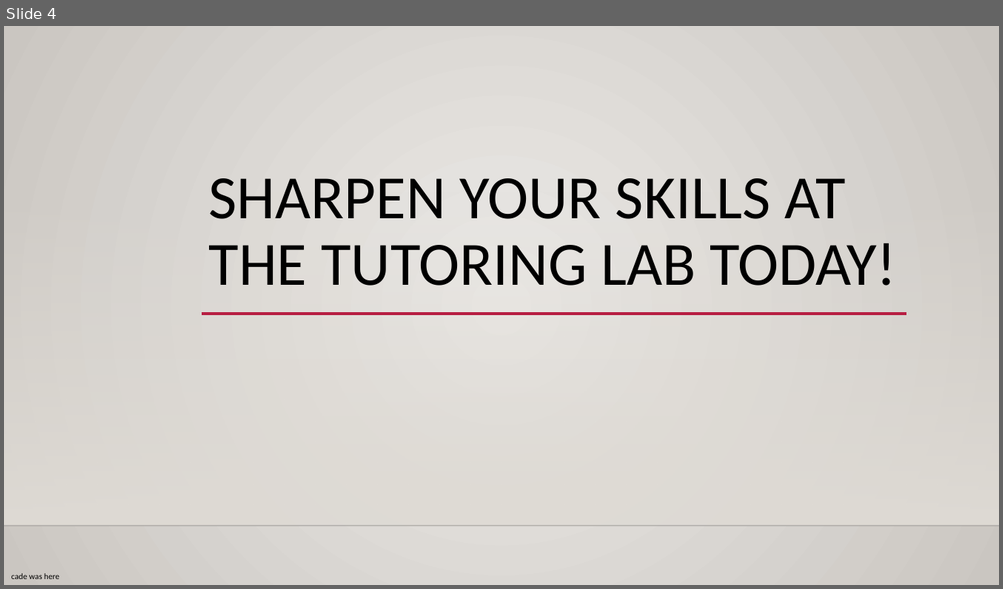
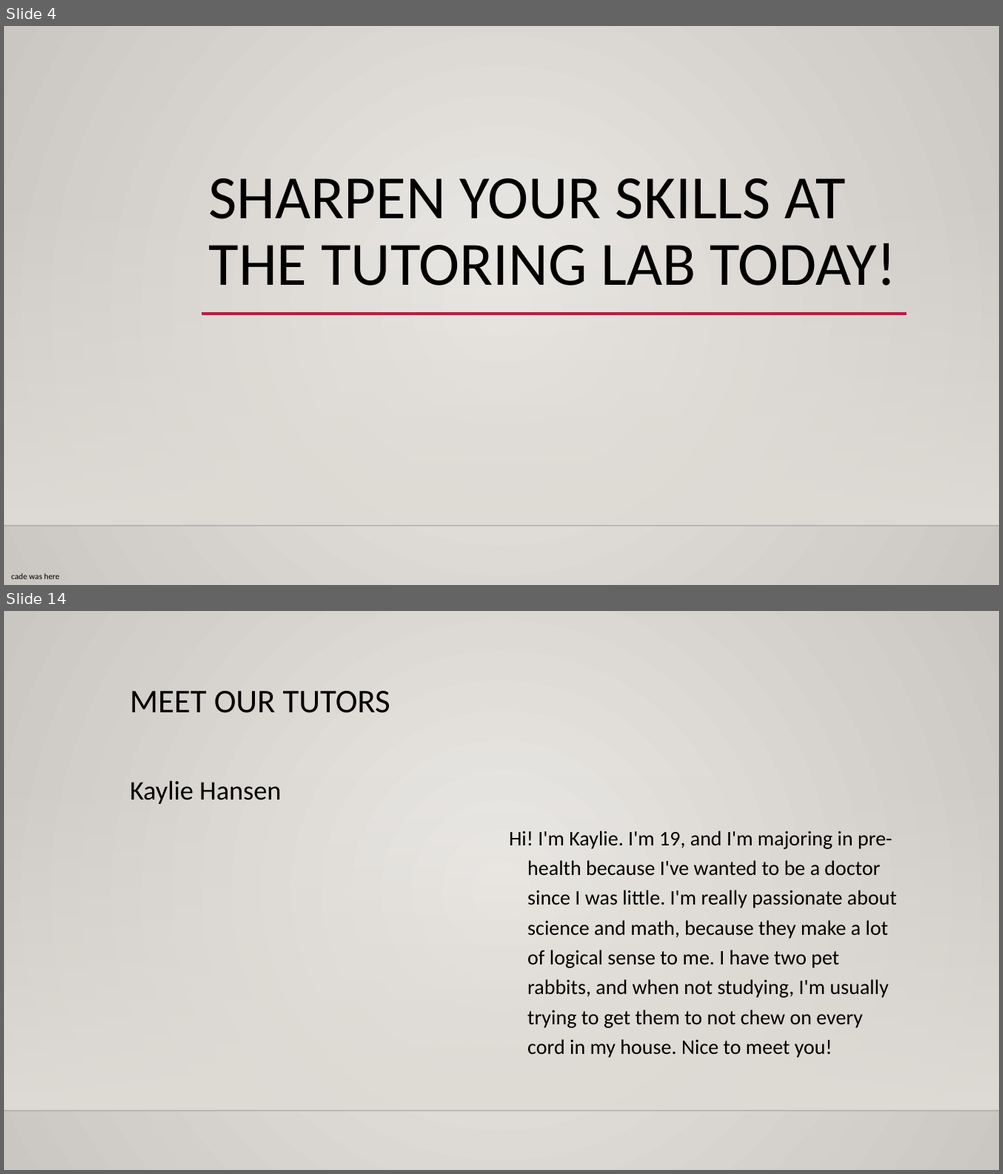
Before and after one commit to machinesmith42/Tutor-testing-4.3, a slide deck: ImageSlideshow/powerpoint.pptx. Shown one above the other, each under a label of ours: slide 4 before the commit, slides 4 and 14 after it; the slides between them are not shown. The pictures are 1003x589 and 1003x1174 pixels, drawn with LibreOffice and Linux fonts; fonts in the diff are those of the drawing; background and template pictures are left out. Boxes give left, top, right and bottom in pixels: in the first picture for what was removed or moved away, otherwise in the second. Text is boxed around its words. In the diff, an @@ line names an element or a change of style, - is before the commit and + after.

```diff
--- a/ImageSlideshow/powerpoint.pptx
+++ b/ImageSlideshow/powerpoint.pptx
@@ slide 14 added at bbox=[4, 611, 999, 1170], background gradient #ECEAE7 to #CAC7C1; not listed: 2 template elements that a slide beside it also shows @@
@@ text added at bbox=[130, 691, 390, 713], 32 pt, text #000000 @@
+MEET OUR TUTORS
@@ text added at bbox=[130, 781, 281, 804], 25.9 pt, text #000000 @@
+Kaylie Hansen
@@ text added at bbox=[509, 831, 896, 1058], 20 pt, text #000000 @@
+Hi! I'm Kaylie. I'm 19, and I'm majoring in pre-health because I've wanted to be a doctor since I was little. I'm really passionate about science and math, because they make a lot of logical sense to me. I have two pet rabbits, and when not studying, I'm usually trying to get them to not chew on every cord in my house. Nice to meet you!
```
Also in this commit, not shown: 4 slides changed, 25 other slides added, 15 slides removed, 9 other files.
